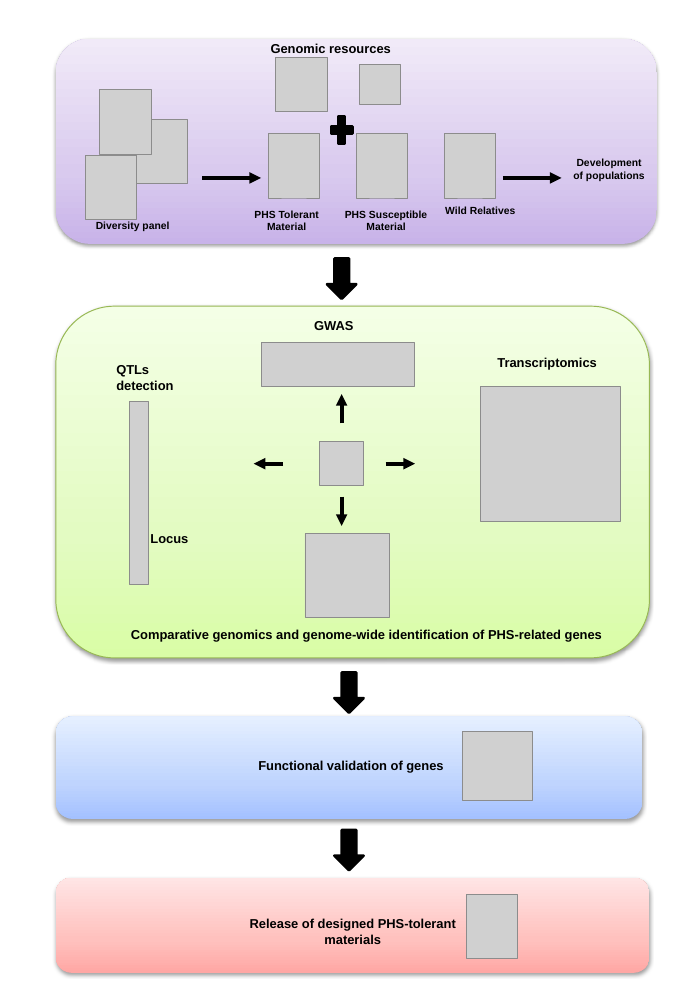
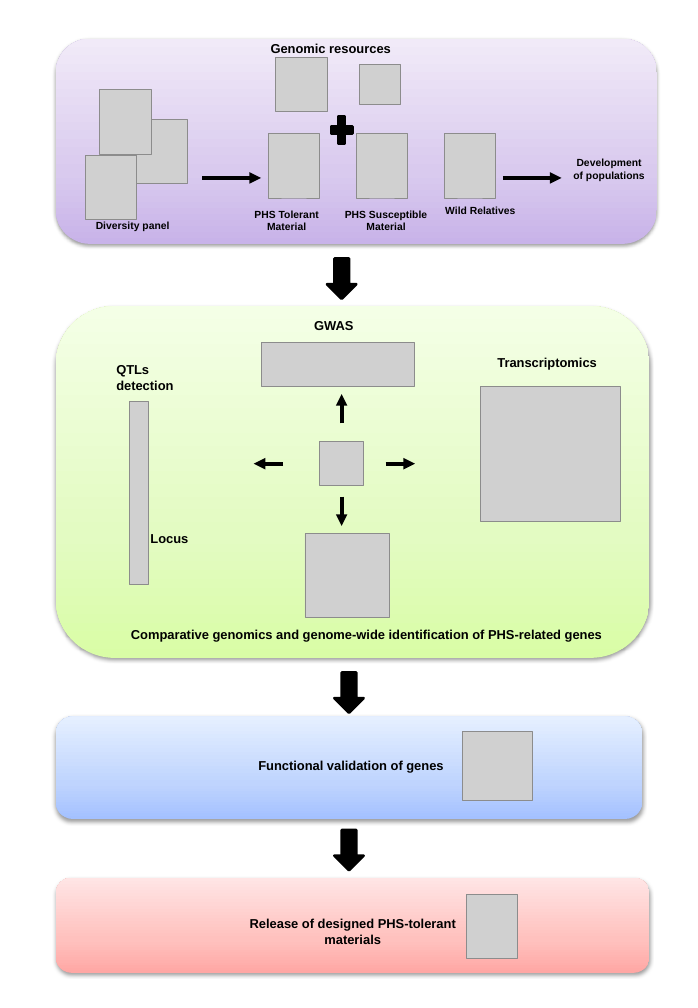
Before and after one commit to Yedomon/auxin_repressed_gene, a slide deck: slide 1 of Figurev1.pptx. Drawn at 698x1008 pixels with LibreOffice and Linux fonts; fonts in the diff are those of the drawing; grey boxes stand for pictures. Boxes give left, top, right and bottom in pixels: in the first picture for what was removed or moved away, otherwise in the second. Text is boxed around its words. In the diff, an @@ line names an element or a change of style, - is before the commit and + after.

```diff
--- a/Figurev1.pptx
+++ b/Figurev1.pptx
@@ rounded rectangle at bbox=[56, 306, 650, 658]: outline #98B955 0.75 pt to none @@
```
Also in this commit, not shown: 1 other file.
